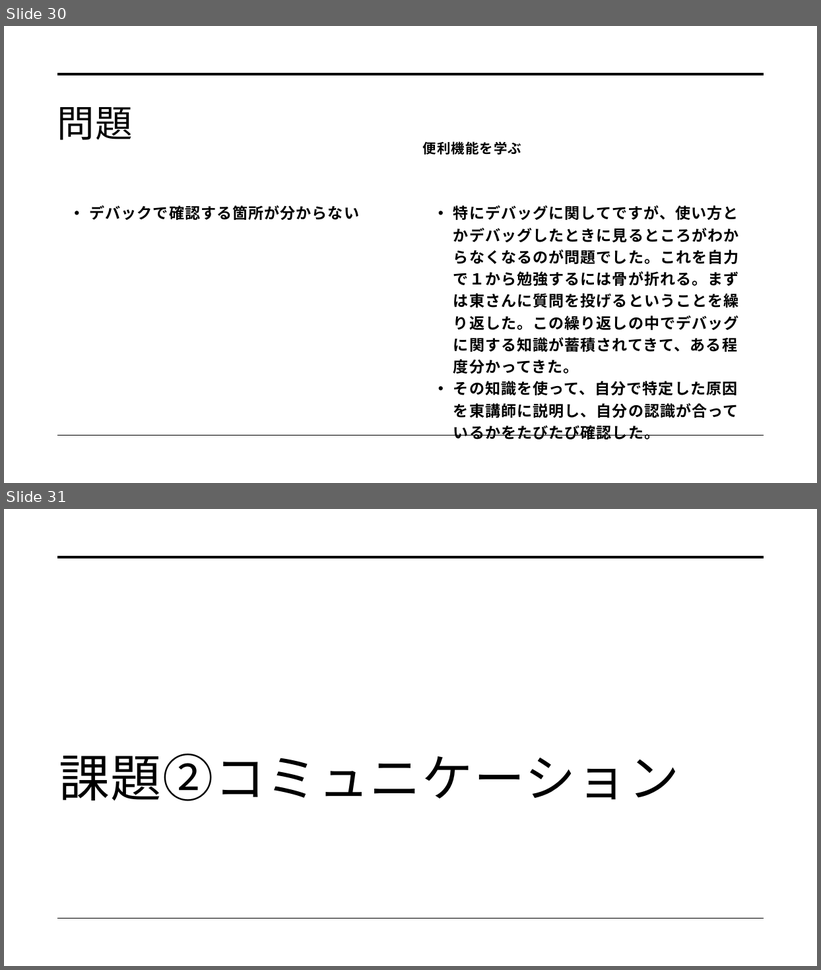
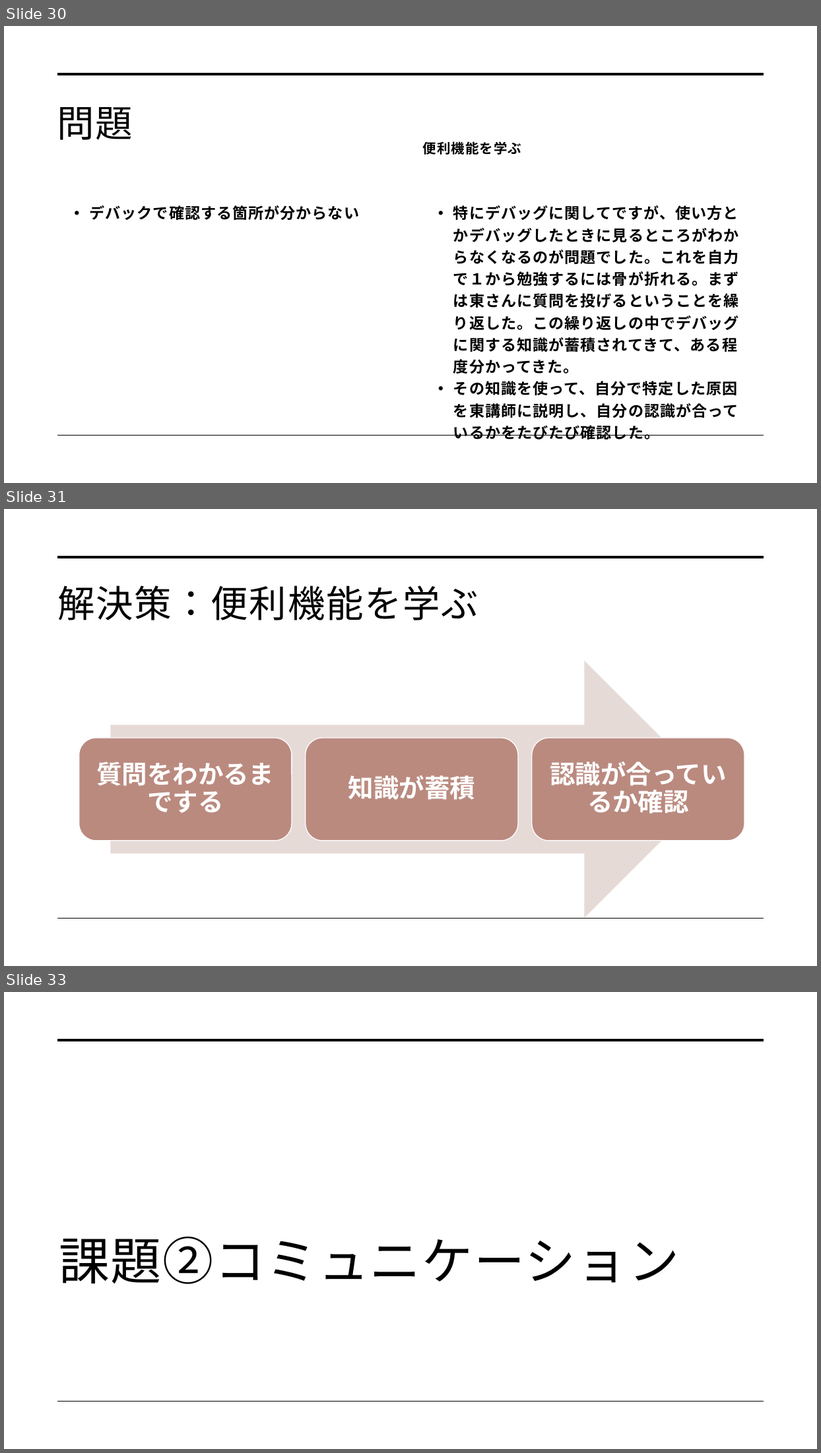
Before and after one commit to dojo2022/C-3, a slide deck: C-3_配布資料/0630_C3_発表資料.pptx. Shown one above the other, each under a label of ours: slides 30 and 31 before the commit, slides 30, 31 and 33 after it; the slides between them are not shown. The pictures are 821x970 and 821x1453 pixels, drawn with LibreOffice and Linux fonts; fonts in the diff are those of the drawing. Boxes give left, top, right and bottom in pixels: in the first picture for what was removed or moved away, otherwise in the second. Text is boxed around its words. In the diff, an @@ line names an element or a change of style, - is before the commit and + after.

```diff
--- a/C-3_配布資料/0630_C3_発表資料.pptx
+++ b/C-3_配布資料/0630_C3_発表資料.pptx
@@ slide 31 added at (4, 509, 817, 966), background #FFFFFF; not listed: 2 template elements that a slide beside it also shows @@
@@ title added at (57, 586, 479, 621), 44 pt, text #000000 @@
+解決策：便利機能を学ぶ
@@ group added at (79, 661, 745, 918): 3 rounded rectangles, 3 texts, 1 right arrow @@
+質問をわかるまでする
+知識が蓄積
+認識が合っているか確認
@@ what was slide 31 is now slide 33 @@
```
Also in this commit, not shown: 1 other slide added.
